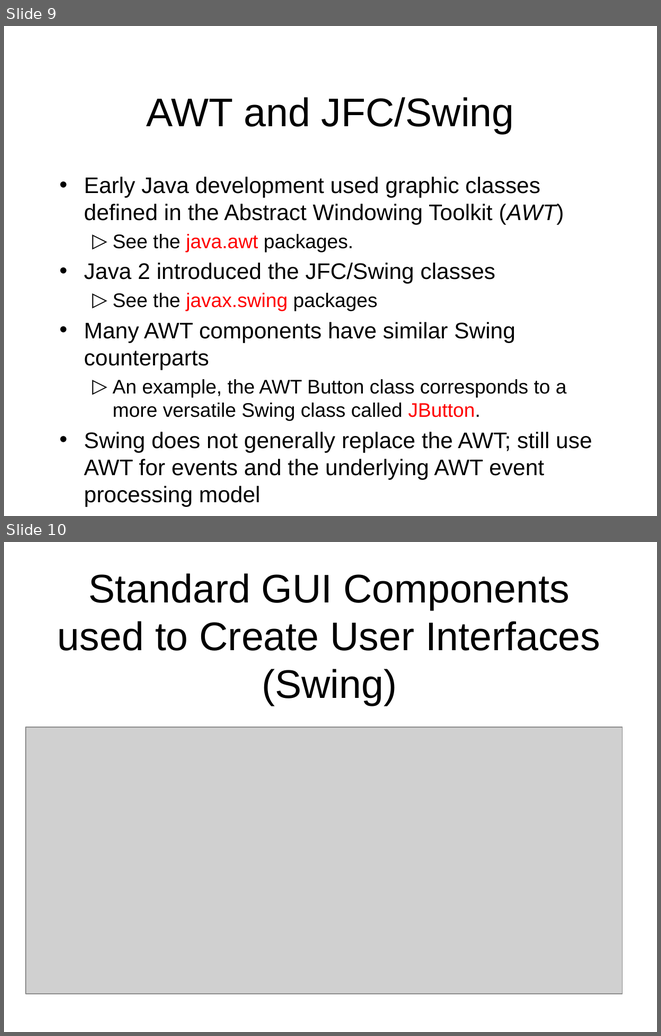
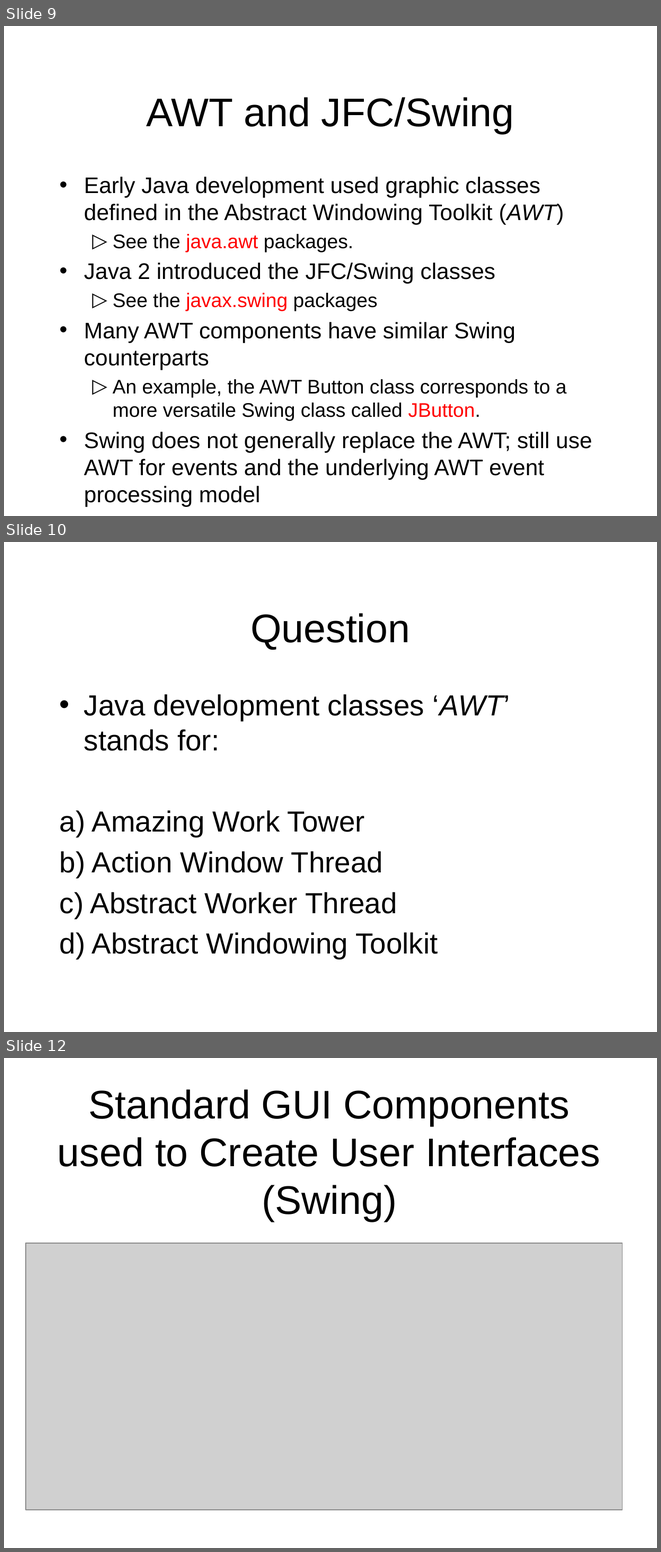
Before and after one commit to octaviordz/zjnu2017.github.io, a slide deck: OOP/lectures/070--GUI.Basics.pptx. Shown one above the other, each under a label of ours: slides 9 and 10 before the commit, slides 9, 10 and 12 after it; the slides between them are not shown. The pictures are 661x1036 and 661x1552 pixels, drawn with LibreOffice and Linux fonts; fonts in the diff are those of the drawing; grey boxes stand for pictures. Boxes give left, top, right and bottom in pixels: in the first picture for what was removed or moved away, otherwise in the second. Text is boxed around its words. In the diff, an @@ line names an element or a change of style, - is before the commit and + after.

```diff
--- a/OOP/lectures/070--GUI.Basics.pptx
+++ b/OOP/lectures/070--GUI.Basics.pptx
@@ slide 10 added at (4, 542, 657, 1032), background #FFFFFF @@
@@ title added at (250, 613, 410, 650), 44 pt, text #000000 @@
+Question
@@ text added at (60, 694, 510, 959), 32 pt, text #000000 @@
+• Java development classes ‘AWT’ stands for:
+a) Amazing Work Tower
+b) Action Window Thread
+c) Abstract Worker Thread
+d) Abstract Windowing Toolkit
@@ what was slide 10 is now slide 12 @@
```
Also in this commit, not shown: 2 slides changed, 6 other slides added.
